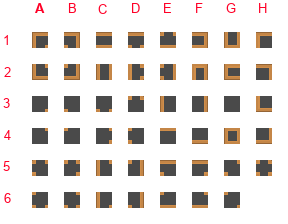
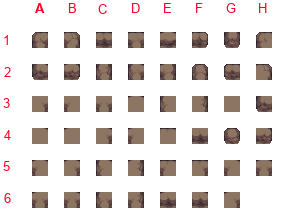
Before/after of a 288 x 224 layered artwork. What changed in the layer stack:
added layer "MountainTilesCleaned" above "MountainTiles" over [32, 32, 272, 208]
hid "Template" over [32, 32, 272, 208]
